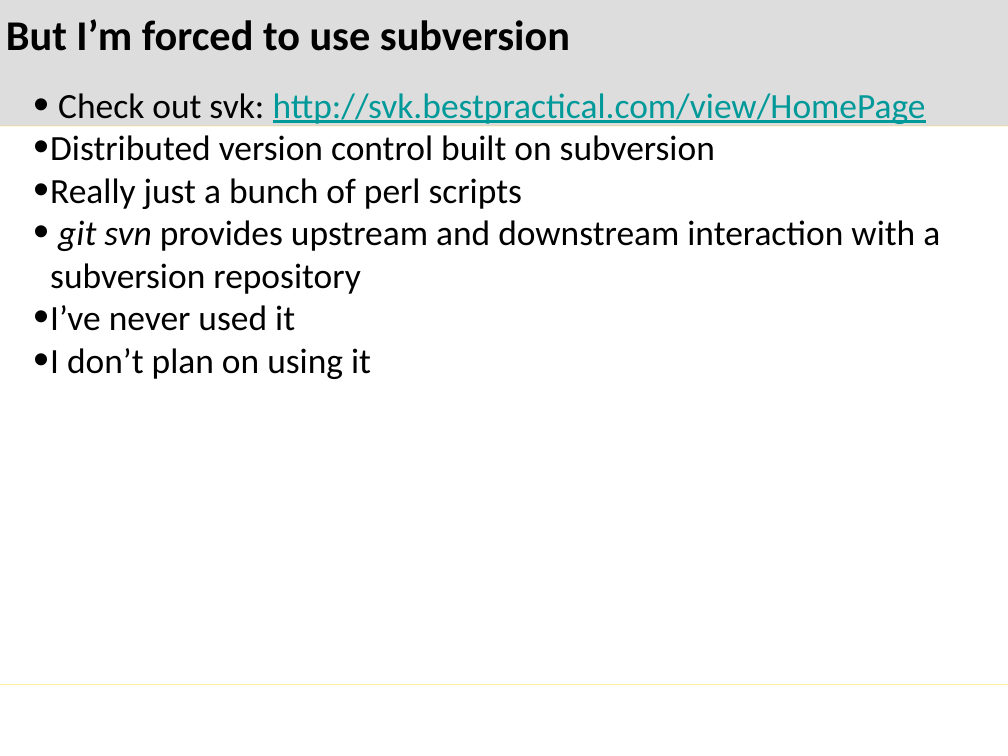
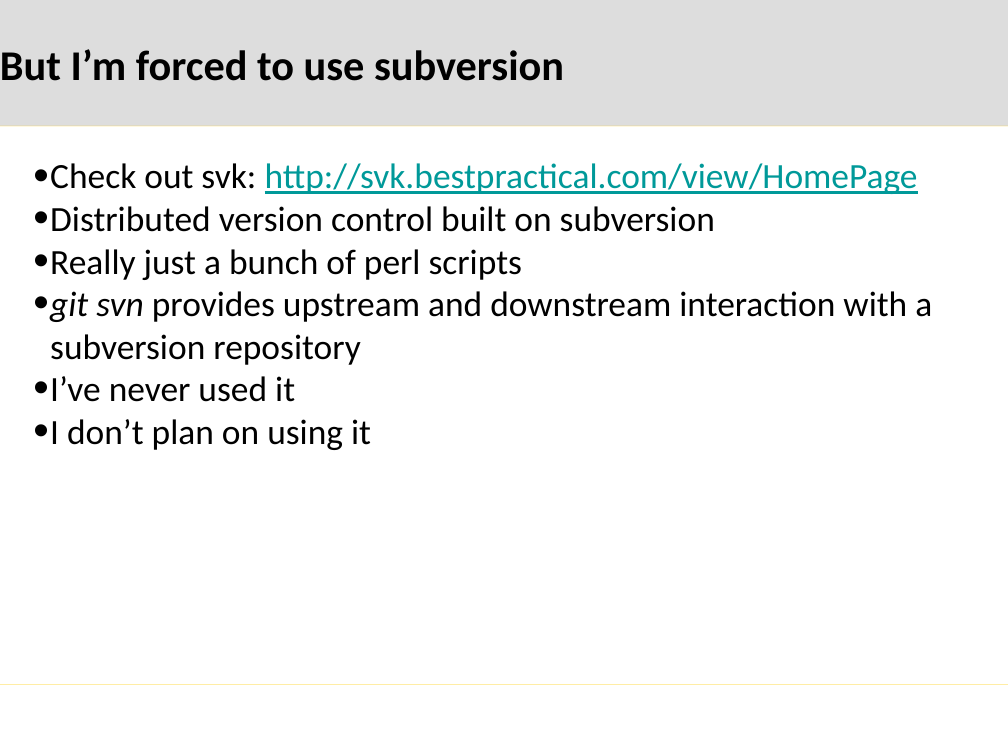
Before and after one commit to mglazer/GitPresentation, a slide deck: slide 37 of presentation.pptx (slide 25 before the commit). Drawn at 1008x756 pixels with LibreOffice and Linux fonts; fonts in the diff are those of the drawing; background and template pictures are left out. Boxes give left, top, right and bottom in pixels: in the first picture for what was removed or moved away, otherwise in the second. Text is boxed around its words. In the diff, an @@ line names an element or a change of style, - is before the commit and + after.

```diff
--- a/presentation.pptx
+++ b/presentation.pptx
@@ text "But I’m forced to use ...": place and size @@
-text "But I’m forced to use ..." at (6, 19, 570, 51)
+text "But I’m forced to use ..." at (0, 49, 564, 81)
@@ text "Check out svk: http://svk.bestpractical.com/view/HomePage" rewrapped from (50, 93, 940, 379) to (50, 163, 932, 450) @@
```
Also in this commit, not shown: 16 other slides changed, 12 slides added, 1 other file.
